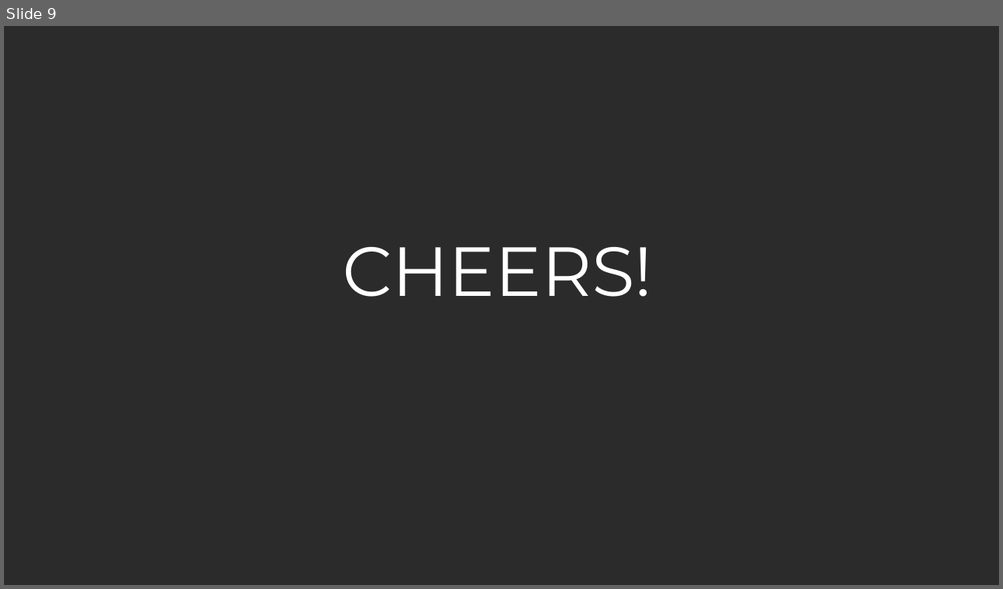
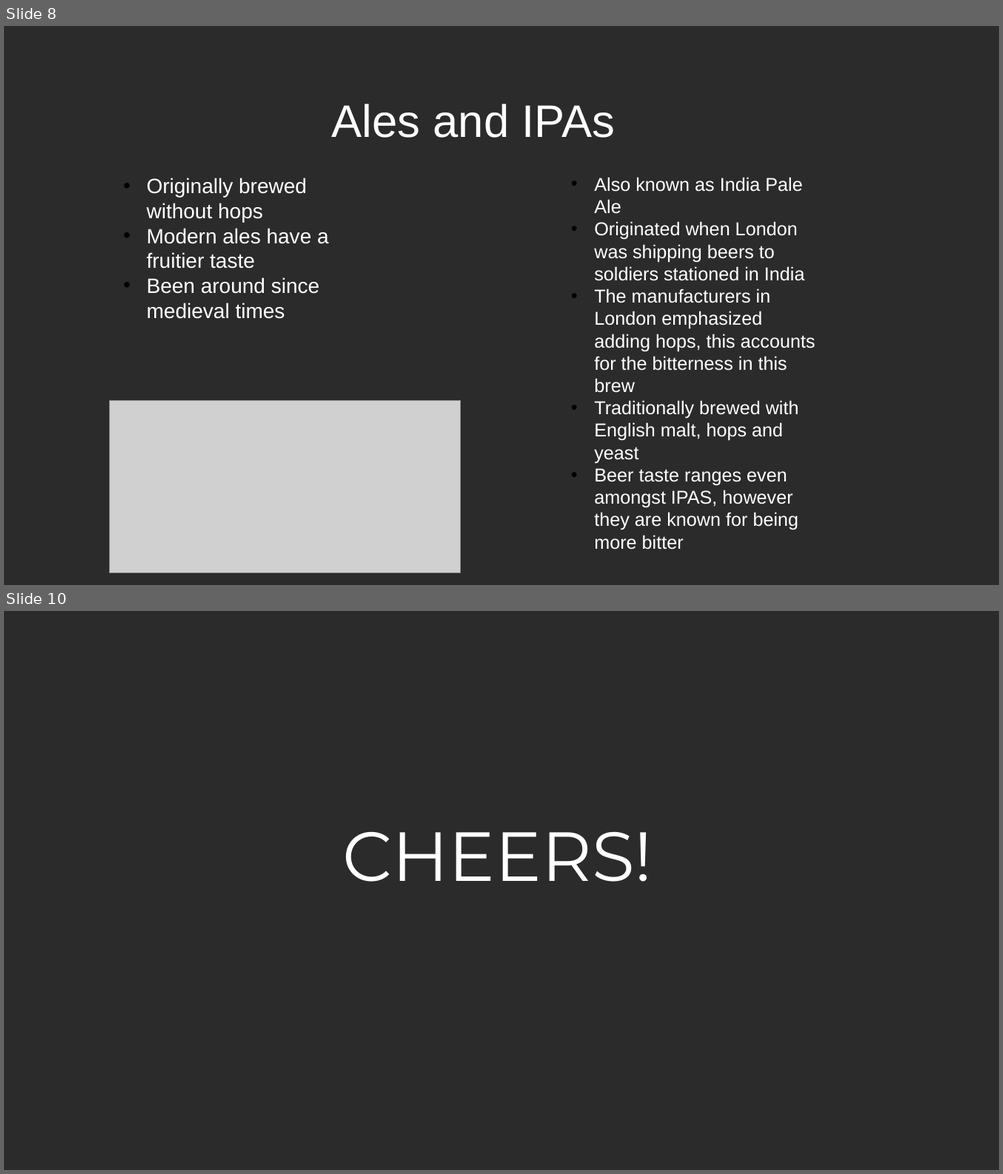
Before and after one commit to martin8886/Case-Study-1-EDA-of-breweries-in-R, a slide deck: presentation/Team_TAM_CaseStudy02.pptx. Shown one above the other, each under a label of ours: slide 9 before the commit, slides 8 and 10 after it; the slides between them are not shown. The pictures are 1003x589 and 1003x1174 pixels, drawn with LibreOffice and Linux fonts; fonts in the diff are those of the drawing; grey boxes stand for pictures; background and template pictures are left out; a plain dark background stands for a picture behind light text. Boxes give left, top, right and bottom in pixels: in the first picture for what was removed or moved away, otherwise in the second. Text is boxed around its words. In the diff, an @@ line names an element or a change of style, - is before the commit and + after.

```diff
--- a/presentation/Team_TAM_CaseStudy02.pptx
+++ b/presentation/Team_TAM_CaseStudy02.pptx
@@ slide 8 added at [4,26,999,585], background picture (left out) @@
@@ text added at [332,104,614,138], 44 pt, text #FFFFFF @@
+Ales and IPAs
@@ text added at [147,178,329,319], 20 pt, text #FFFFFF @@
+• Originally brewed without hops
+• Modern ales have a fruitier taste
+• Been around since medieval times
@@ text added at [594,177,815,550], 18 pt, text #FFFFFF @@
+• Also known as India Pale Ale
+• Originated when London was shipping beers to soldiers stationed in India
+• The manufacturers in London emphasized adding hops, this accounts for the bitterness in this brew
+• Traditionally brewed with English malt, hops and yeast
+• Beer taste ranges even amongst IPAS, however they are known for being more bitter
@@ picture added at [110,400,461,574] @@
@@ what was slide 9 is now slide 10 @@
```
Also in this commit, not shown: 4 slides changed.
